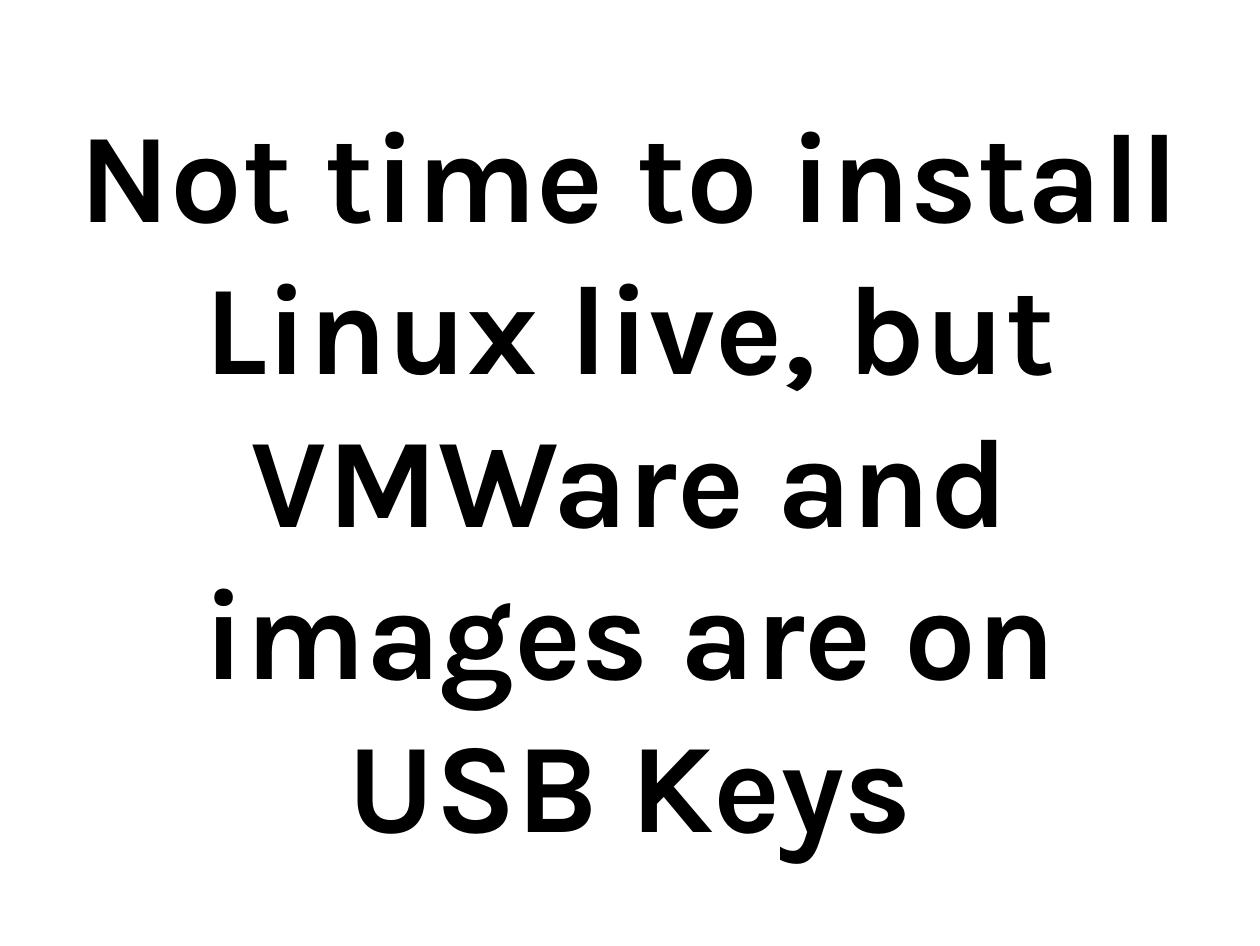
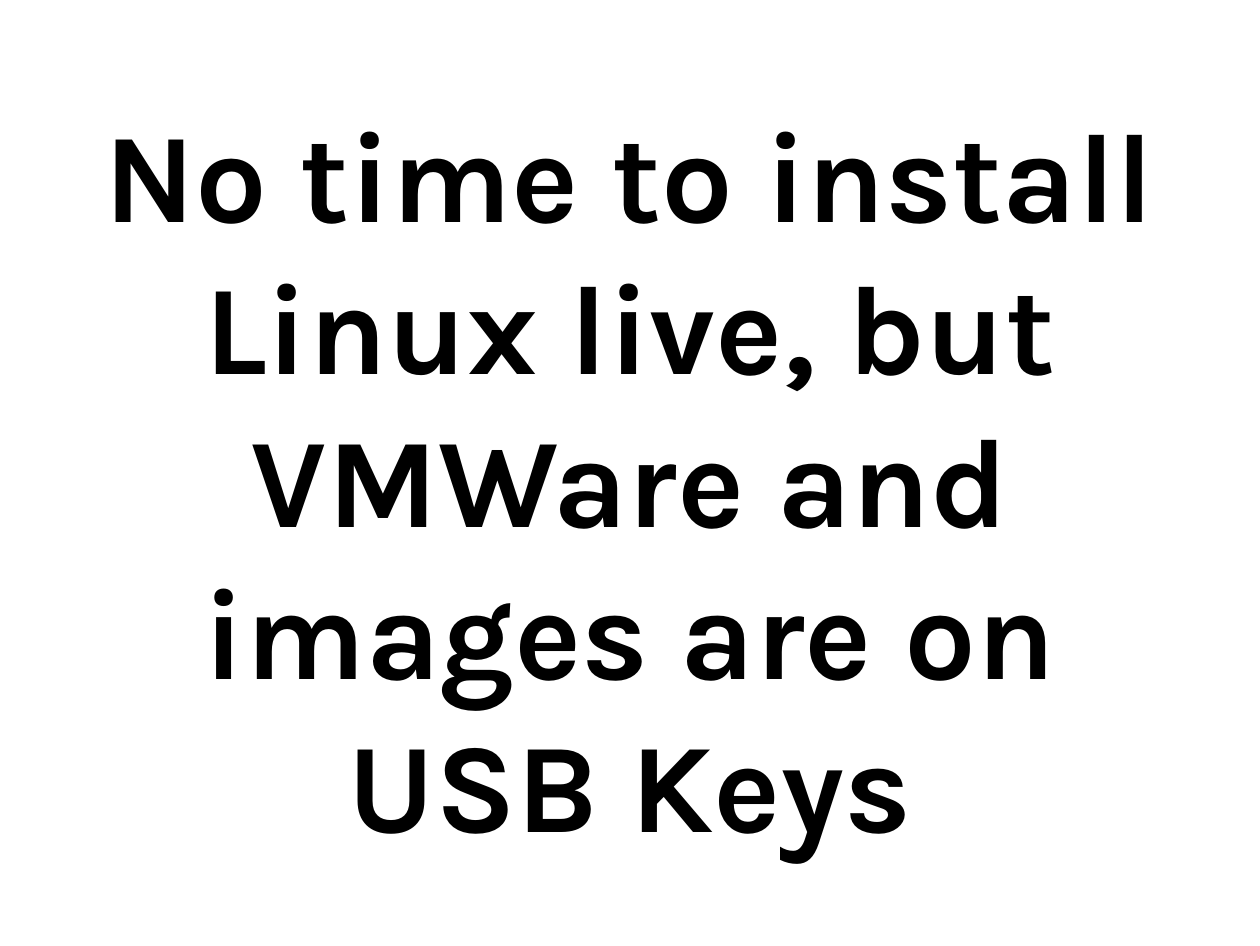
Before and after one commit to thewoolleyman/ci_for_the_rails_guy_or_gal, a slide deck: slide 52 of presentation/ci_for_the_web_2.0_guy_or_gal.odp (slide 47 before the commit). Drawn at 1260x946 pixels with LibreOffice and Linux fonts; fonts in the diff are those of the drawing. Boxes give left, top, right and bottom in pixels: in the first picture for what was removed or moved away, otherwise in the second. Text is boxed around its words. In the diff, an @@ line names an element or a change of style, - is before the commit and + after.

```diff
--- a/presentation/ci_for_the_web_2.0_guy_or_gal.odp
+++ b/presentation/ci_for_the_web_2.0_guy_or_gal.odp
@@ title at (104,131,1154,862): text changed @@
-Not time to install Linux live, but VMWare and images are on USB Keys
+No time to install Linux live, but VMWare and images are on USB Keys
```
Also in this commit, not shown: 25 other slides changed, 9 slides added, 2 slides removed.
